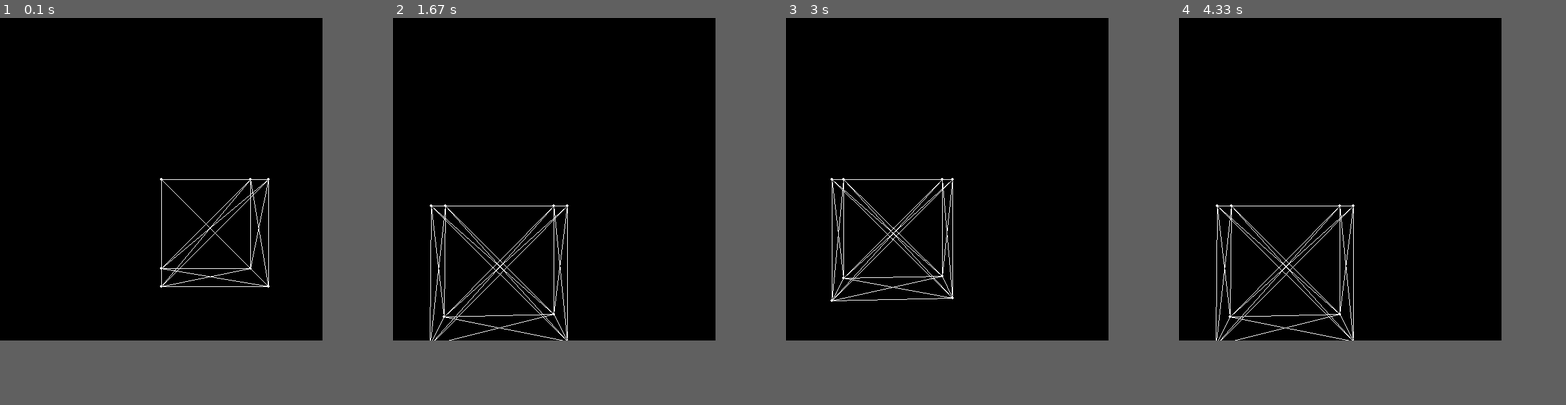
Above: before the commit, frames 1-4 (left to right).
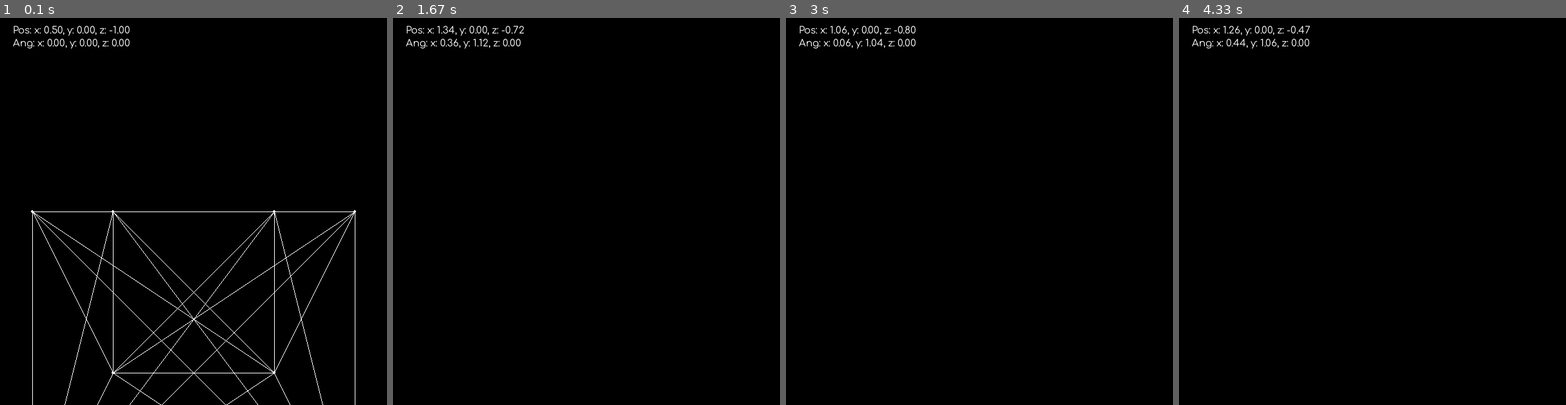
Above: after the commit, the same moments.

Repository: TreeWonTwoToFor/personal_projects
Game: pygame game, started from Python/Needs_Work/TreeOS/World/world_package/v3.py
Two runs of this game, one before a commit and one after it. Both use one fixed random seed, a clock stepped at 60 frames per second and the inputs below.
Inputs:
- Up to frame 1 (0.1 s): no input
- Up to frame 2 (1.67 s): hold W 0.33-0.8 s; hold Right 0.33-0.8 s; hold Right 0.83-1.3 s; hold D 0.83-1.3 s; hold Up 1.33-1.63 s; hold W 1.33-1.63 s
- Up to frame 3 (3 s): hold Right 1.67-2.13 s; hold D 1.67-2.13 s; hold Left 2.17-2.7 s; hold A 2.17-2.7 s; hold Down from 2.73 s (still down); hold S from 2.73 s (still down)
- Up to frame 4 (4.33 s): release Down at 3.03 s; release S at 3.03 s; hold Left 3.07-3.47 s; hold A 3.07-3.47 s; hold Up 3.5-3.87 s; hold W 3.5-3.87 s; hold Right from 3.9 s (still down); hold D from 3.9 s (still down)
The window is 500x500 before the commit and 600x600 after it. Grey fills any space a smaller window leaves; there, only what the larger window draws over its background counts as a difference.

The runs differ from the first frame. In frame 1, 2.6% of the frame differs, in the area x 3-92%, y 2-100%; in frame 2, 1.5%; in frame 3, 1.4%; in frame 4, 1.5%.

Commit message:
made general improvements to the TreeOS v3 camera control, and debug mode

Diff:
--- a/Python/Needs_Work/TreeOS/World/world_package/v3.py
+++ b/Python/Needs_Work/TreeOS/World/world_package/v3.py
@@ -1,11 +1,11 @@
 import math
 import pygame
 
-screen = pygame.display.set_mode((500, 500))
+screen = pygame.display.set_mode((600, 600))
 FPS = 60
 clock = pygame.time.Clock()
-
-print(screen.get_size())
+pygame.font.init()
+font = pygame.font.Font("Comfortaa.ttf", 15)
 
 class Point:
     def __init__(self, x, y, z):
@@ -18,14 +18,30 @@
 
 class Camera:
     def __init__(self, xyz, theta):
-        self.x = xyz[0]
-        self.y = xyz[1]
-        self.z = xyz[2]
-        self.point = Point(self.x, self.y, self.z)
+        self.point = Point(xyz[0], xyz[1], xyz[2])
         self.angle = Point(theta[0], theta[1], theta[2])
 
     def __str__(self):
         return f"Camera Info\n\tPos: {self.point}\n\tAngle: {self.angle}"
+
+    def show_pos(self):
+        text = font.render(f"Pos: x: {camera.point.x:.2f}, y: {camera.point.y:.2f}, z: {camera.point.z:.2f}", True, (255, 255, 255))
+        textRect = text.get_rect()
+        textRect.center = (20, 10)
+        screen.blit(text, textRect.center)
+        text = font.render(f"Ang: x: {camera.angle.x:.2f}, y: {camera.angle.y:.2f}, z: {camera.angle.z:.2f}", True, (255, 255, 255))
+        textRect = text.get_rect()
+        textRect.center = (20, 30)
+        screen.blit(text, textRect.center)
+
+    def move(self, theta, amount=0.02):
+        direction = math.pi/2 - self.angle.y + theta
+        # calculate the triangle of movement based on our angle theta in radians
+        dx = math.cos(direction)
+        dz = math.sin(direction)
+        # change the position based on that change times the length of our difference
+        self.point.x += dx * amount
+        self.point.z += dz * amount
 
 # Functions for 3d manipulations
 
@@ -60,13 +76,15 @@
     dx = cy*(sz*y + cz*x) - sy*z
     dy = sx*(cy*z + sy*(sz*y + cz*x)) + cx*(cz*y - sz*x)
     dz = cx*(cy*z + sy*(sz*y + cz*x)) - sx*(cz*y - sz*x)
+    if dz <= 0:
+        dz = 0.001
     # now we need to find our 'b' values, which are the points projected to the screen.
     # size is the screen size, r is the 'recording surface'
     size_x, size_y = screen.get_width()//2, screen.get_height()//2
-    recording_x, recording_y, recording_z = 3, 3, 10
+    recording_x, recording_y, recording_z = screen.get_width()//100, screen.get_height()//100, 10
     bx = (dx*size_x)/(dz*recording_x)*recording_z
     by = (dy*size_y)/(dz*recording_y)*recording_z
-    return (bx+screen.get_width()//2,by+screen.get_height()//2)
+    return (bx+size_x,by+size_y)
 
 def draw_pt(coords, color):
     # this is imply to help make it easier to quickly draw a point
@@ -92,24 +110,46 @@
                 pygame.draw.line(screen, (255, 255, 255), points_list[i], points_list[j])
 
 # general global camera
-camera = Camera((0,0,-5), (0,0,0))
+camera = Camera((0.5,0,-1), (0,0,0))
+w_held, a_held, s_held, d_held = False, False, False, False
+left_held, right_held, up_held, down_held = False, False, False, False
 
 running = True
 while running:
     screen.fill((0,0,0))
     draw_cube(camera)
+    camera.show_pos()
     for event in pygame.event.get():
         if event.type == pygame.QUIT:
             running = False
-        elif event.type == pygame.KEYDOWN:
+        if event.type == pygame.KEYDOWN:
             match event.key:
-                case pygame.K_a: camera.point.x -= 0.5
-                case pygame.K_d: camera.point.x += 0.5
-                case pygame.K_w: camera.point.z += 0.5
-                case pygame.K_s: camera.point.z -= 0.5
-                case pygame.K_LEFT: camera.angle.y -= 0.05
-                case pygame.K_RIGHT: camera.angle.y += 0.05
-                case pygame.K_UP: camera.angle.x += 0.05
-                case pygame.K_DOWN: camera.angle.x -= 0.05
+                case pygame.K_w: w_held = True
+                case pygame.K_s: s_held = True
+                case pygame.K_a: a_held = True
+                case pygame.K_d: d_held = True
+                case pygame.K_LEFT: left_held = True
+                case pygame.K_RIGHT: right_held = True
+                case pygame.K_UP: up_held = True
+                case pygame.K_DOWN: down_held = True
+                case pygame.K_ESCAPE: running = False
+        if event.type == pygame.KEYUP:
+            match event.key:
+                case pygame.K_w: w_held = False
+                case pygame.K_s: s_held = False
+                case pygame.K_a: a_held = False
+                case pygame.K_d: d_held = False
+                case pygame.K_LEFT: left_held = False
+                case pygame.K_RIGHT: right_held = False
+                case pygame.K_UP: up_held = False
+                case pygame.K_DOWN: down_held = False
+    if w_held: camera.move(0)
+    if s_held: camera.move(math.pi)
+    if a_held: camera.move(math.pi/2)
+    if d_held: camera.move(-math.pi/2)
+    if up_held: camera.angle.x += 0.02
+    if down_held: camera.angle.x -= 0.02
+    if left_held: camera.angle.y -= 0.02
+    if right_held: camera.angle.y += 0.02
     pygame.display.update()
     clock.tick(FPS)
Binary file added: Python/Needs_Work/TreeOS/World/world_package/Comfortaa.ttf
